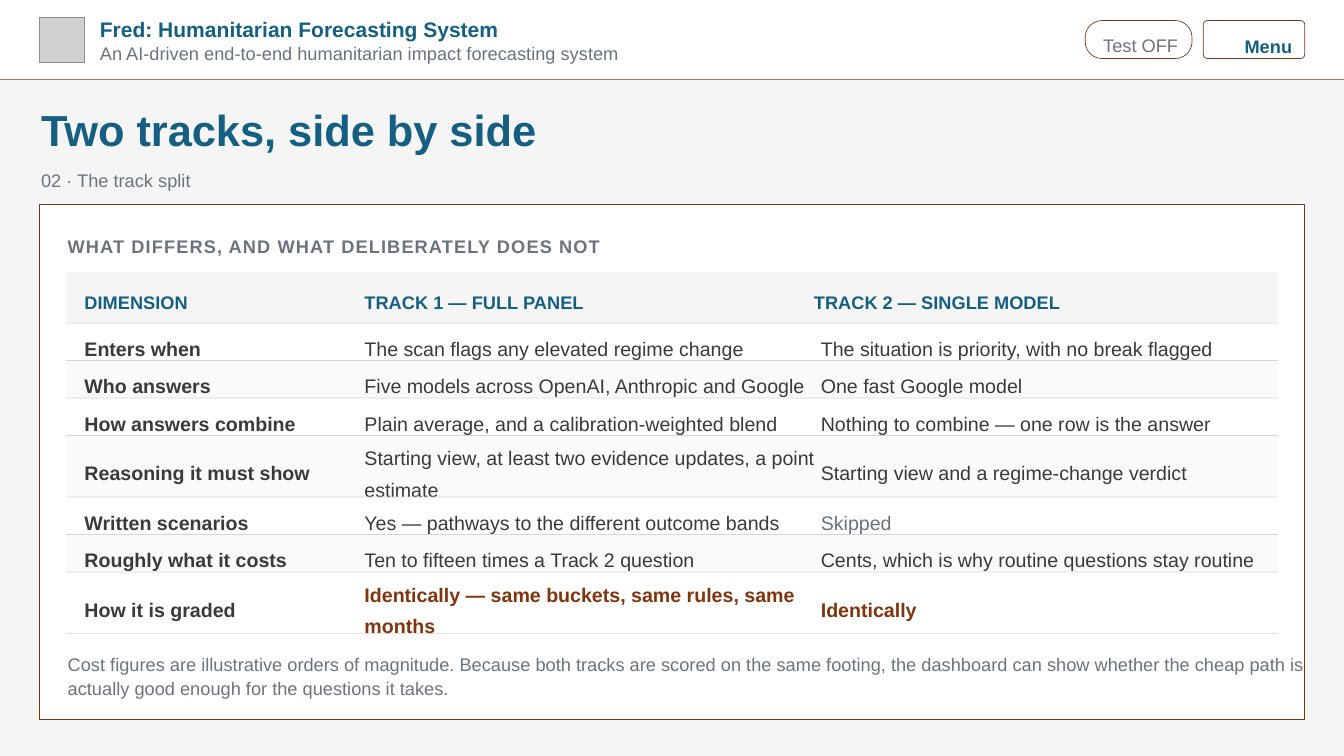
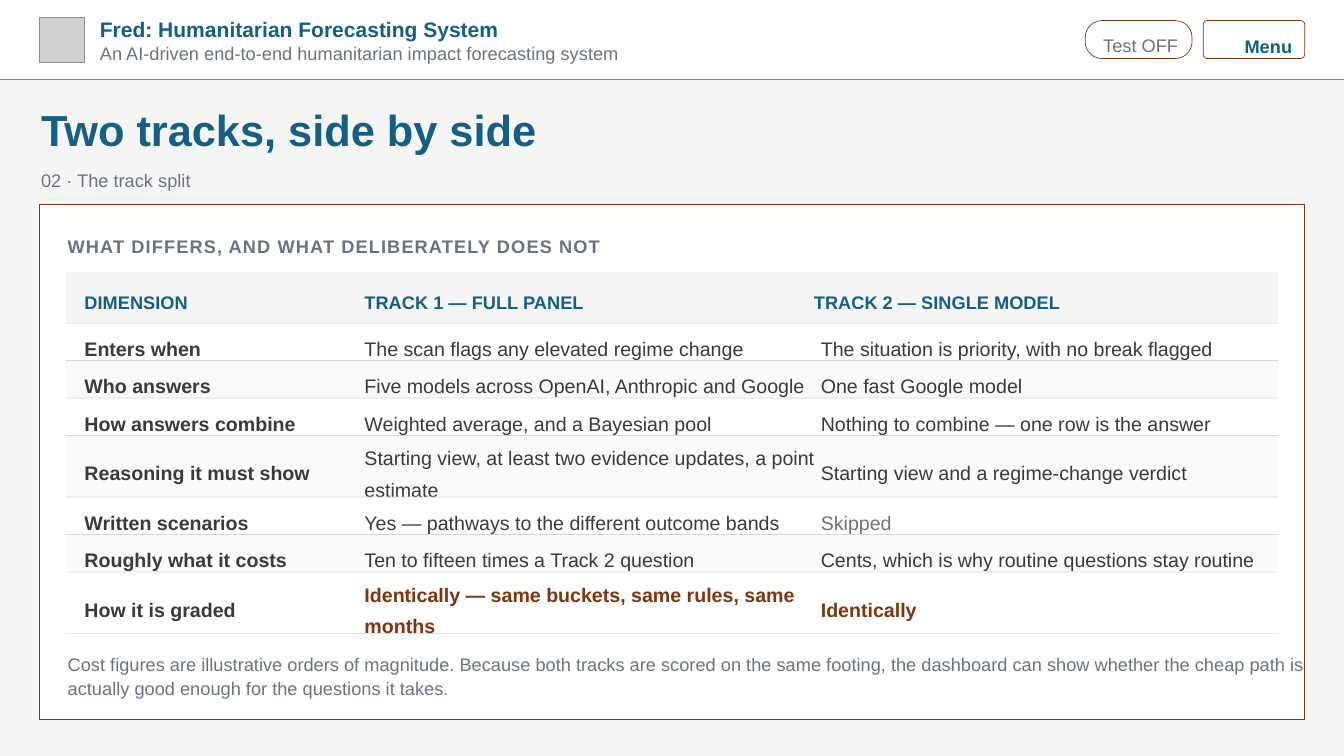
Before and after one commit to kwyjad/Pythia, a slide deck: slide 7 of docs/decks/3_forecast_tracks.pptx. Drawn at 1344x756 pixels with LibreOffice and Linux fonts; fonts in the diff are those of the drawing; grey boxes stand for pictures; background and template pictures are left out. Boxes give left, top, right and bottom in pixels: in the first picture for what was removed or moved away, otherwise in the second. Text is boxed around its words. In the diff, an @@ line names an element or a change of style, - is before the commit and + after.

```diff
--- a/docs/decks/3_forecast_tracks.pptx
+++ b/docs/decks/3_forecast_tracks.pptx
@@ text at <box>364,416,711,436</box>: text changed @@
-Plain average, and a calibration-weighted blend
+Weighted average, and a Bayesian pool
```
Also in this commit, not shown: 4 other slides changed, 3 other files.
